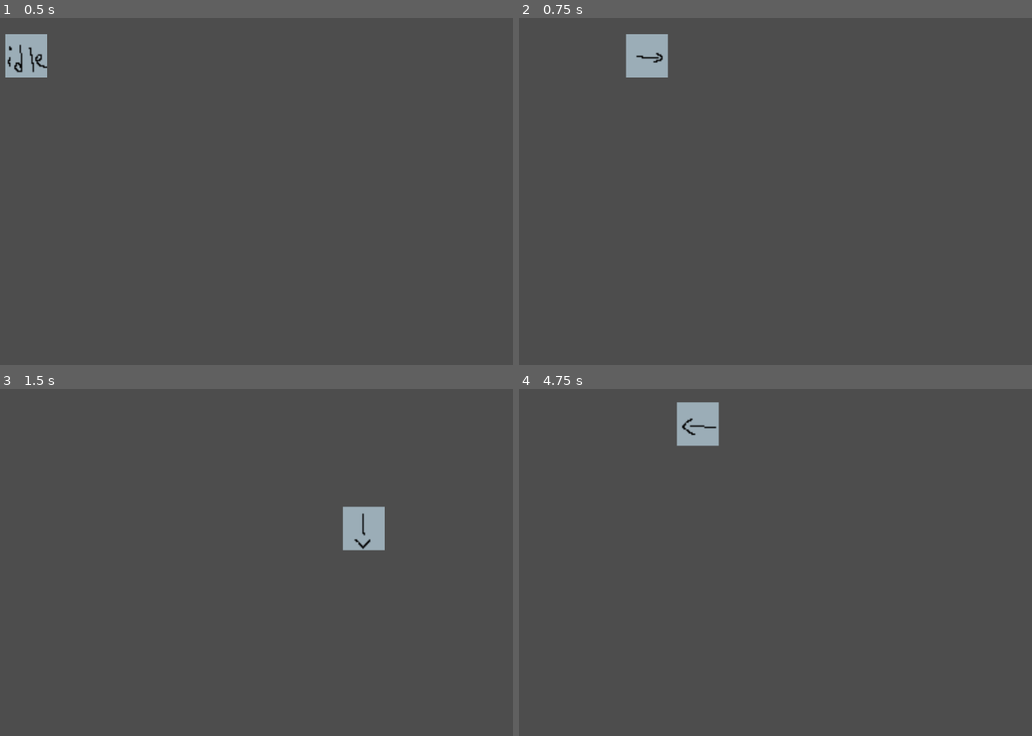
Above: before the commit, frames 1-4 (two rows, left to right).
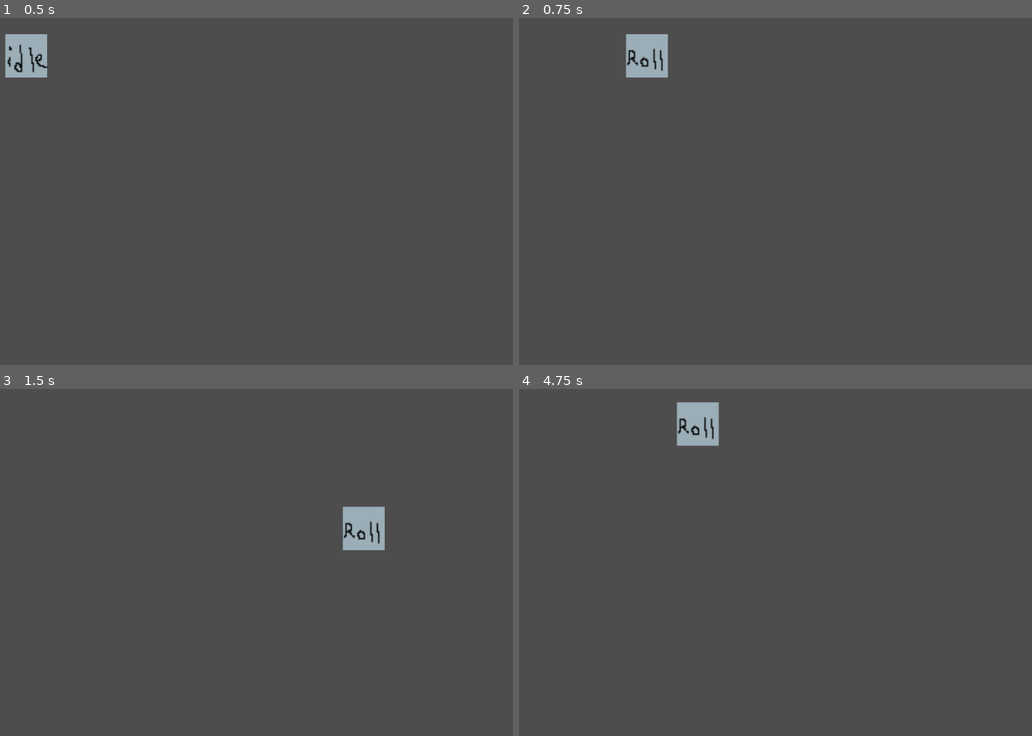
Above: after the commit, the same moments.

Repository: xern0/SleepyShrimpStudios-ChemicalCleanse
Game: Godot game, scene res://fred.tscn
Same seed, same stepped clock (60 frames per second), same inputs: the game is played once before the commit and once after it. This scene is started directly instead of the project's main scene.
Inputs:
- Up to frame 1 (0.5 s): no input
- Up to frame 2 (0.75 s): tap Enter at 0.5 s; hold D (right) from 0.53 s (still down); tap Space (roll) at 0.6 s
- Up to frame 3 (1.5 s): release D (right) at 1.28 s; hold S (down) from 1.28 s (still down); tap Space (roll) at 1.35 s
- Up to frame 4 (4.75 s): release S (down) at 2.03 s; hold D (right) 2.03-2.78 s; hold Shift (run) 2.03-2.78 s; tap Space (roll) at 2.3, 2.75, 2.85, 3.6, 4.55 s; hold W (up) 2.78-3.53 s; tap Enter at 3.5 s; hold A (left) from 3.53 s (still down); tap Shift (run) at 4.35 s

Frame 1 is identical in both runs. In frame 2, 0.2% of the frame differs, in the area x 21-29%, y 8-16%; in frame 3, 0.2%, in the area x 67-75%, y 35-47%; in frame 4, 0.2%.

Commit message:
roll working :)

Diff:
--- a/chemical-cleanse/character_body_2d.gd
+++ b/chemical-cleanse/character_body_2d.gd
@@ -1,5 +1,6 @@
 extends CharacterBody2D
 @onready var fred: Sprite2D = $fred
+@onready var roll: Sprite2D = $roll
 @onready var collision_shape_2d: CollisionShape2D = $CollisionShape2D
 
 const PLAYER_TEMP_DOWN = preload("uid://cdjwdydjod4i7")
@@ -14,6 +15,7 @@
 var roll_speed := 1200
 var run_speed := 900
 var max_speed := normal_speed
+
 
 func get_input():
 	var input_direction = Input.get_vector("left", "right", "up", "down",)
@@ -38,10 +40,16 @@
 	if Input.is_action_just_released("run"):
 		max_speed = normal_speed
 
+
 	if Input.is_action_just_pressed("roll"):
 		max_speed = roll_speed
 		get_node("timer").start()
-		fred.set_texture(PLAYER_TEMP_ROLL)
+		$fred.visible = false
+		$roll.visible = true
+
+
 
 func _on_timer_timeout() -> void:
 	max_speed = normal_speed
+	$fred.visible = true
+	$roll.visible = false
--- a/chemical-cleanse/fred.tscn
+++ b/chemical-cleanse/fred.tscn
@@ -1,7 +1,8 @@
-[gd_scene load_steps=4 format=3 uid="uid://cyxnni35dh6b"]
+[gd_scene load_steps=5 format=3 uid="uid://cyxnni35dh6b"]
 
 [ext_resource type="Texture2D" uid="uid://2moox4unp1jl" path="res://assets/player temp idle.png" id="1_362cg"]
 [ext_resource type="Script" uid="uid://xsfsqachvkxv" path="res://character_body_2d.gd" id="1_uoe1y"]
+[ext_resource type="Texture2D" uid="uid://rognx6bw0y7o" path="res://assets/player temp roll.png" id="3_nrkb6"]
 
 [sub_resource type="RectangleShape2D" id="RectangleShape2D_uoe1y"]
 size = Vector2(78, 81)
@@ -24,4 +25,10 @@
 wait_time = 0.3
 one_shot = true
 
+[node name="roll" type="Sprite2D" parent="."]
+visible = false
+position = Vector2(23, 24.499998)
+scale = Vector2(2.4375, 2.5312498)
+texture = ExtResource("3_nrkb6")
+
 [connection signal="timeout" from="timer" to="." method="_on_timer_timeout"]
